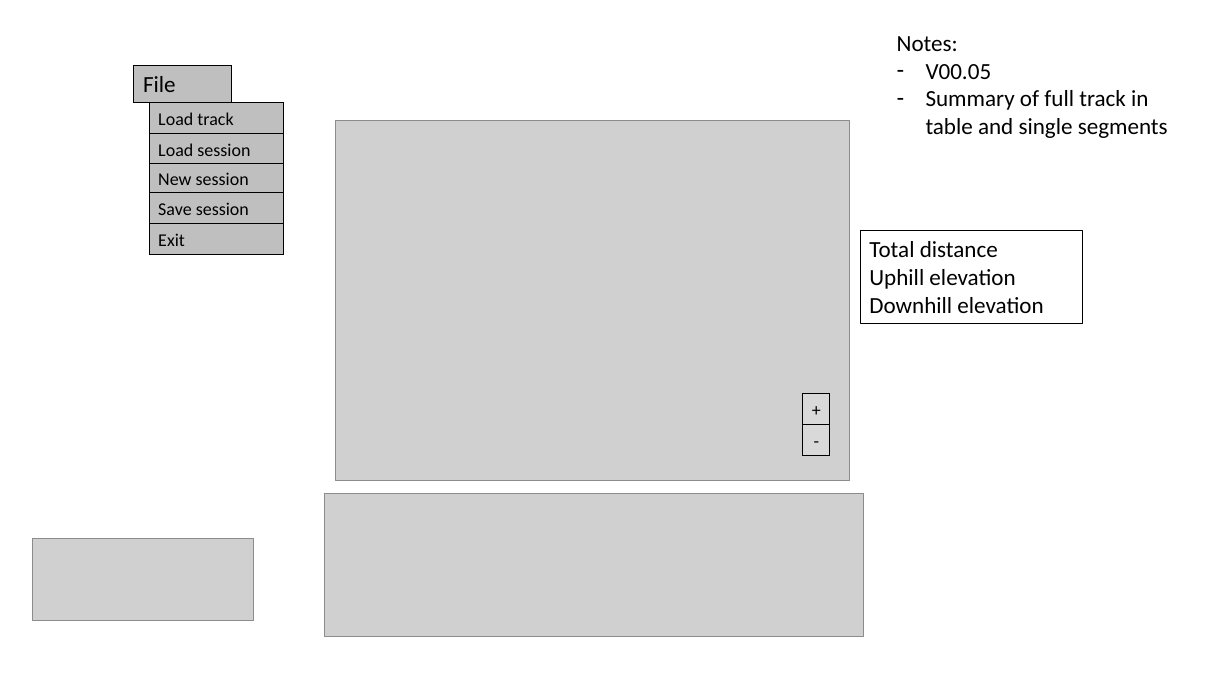
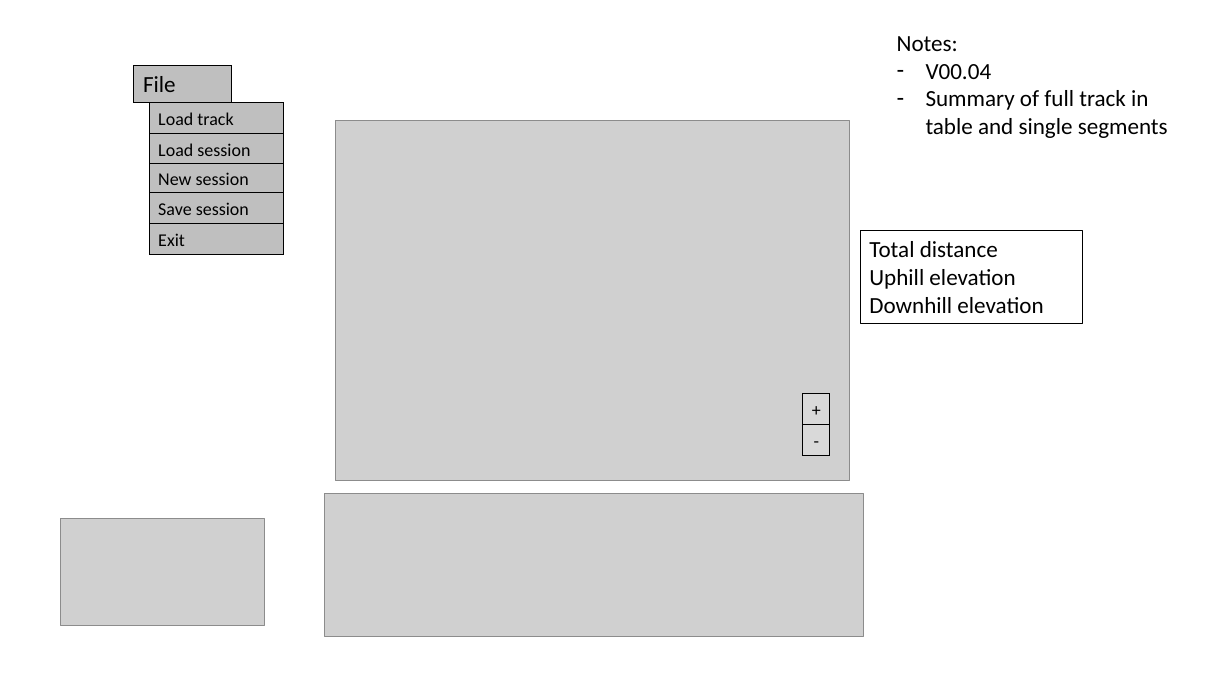
Before and after one commit to TrackEditor/TrackEditor, a slide deck: slide 5 of gui_design.pptx (slide 6 before the commit). Drawn at 1232x693 pixels with LibreOffice and Linux fonts; fonts in the diff are those of the drawing; grey boxes stand for pictures. Boxes give left, top, right and bottom in pixels: in the first picture for what was removed or moved away, otherwise in the second. Text is boxed around its words. In the diff, an @@ line names an element or a change of style, - is before the commit and + after.

```diff
--- a/gui_design.pptx
+++ b/gui_design.pptx
@@ text at (926,64,992,79): text changed @@
-– V00.05
+– V00.04
@@ picture: place and size @@
-picture at (32,539,253,621)
+picture at (60,519,264,627)
```
Also in this commit, not shown: 2 other slides changed, 2 slides removed, 2 other files.
